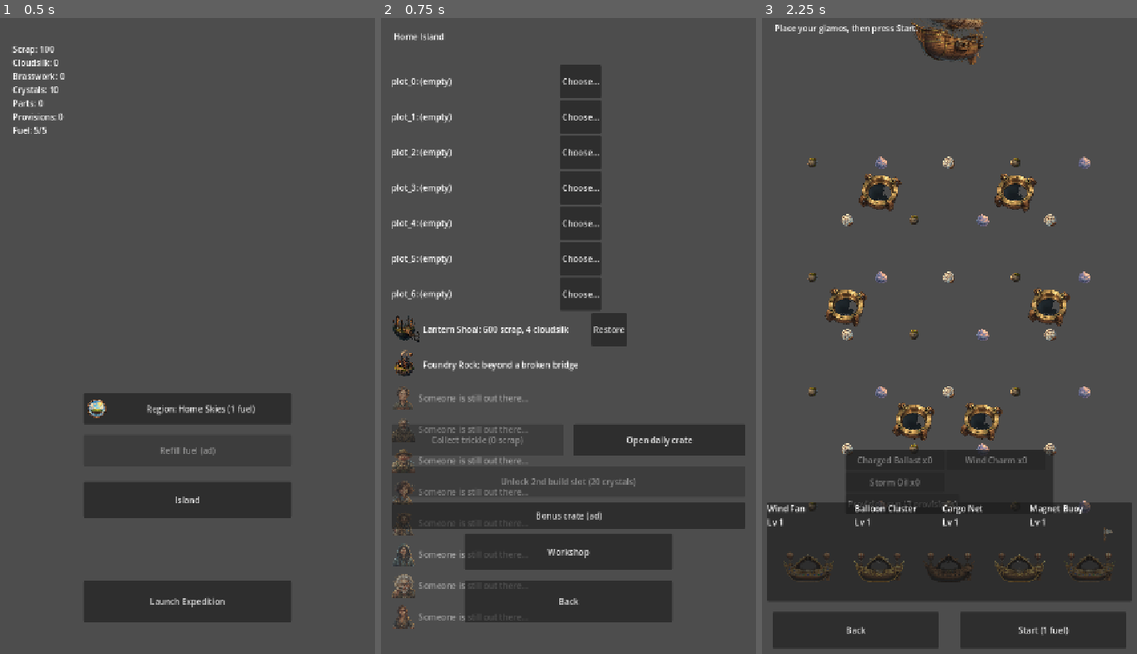
Above: before the commit, frames 1-3 (left to right).
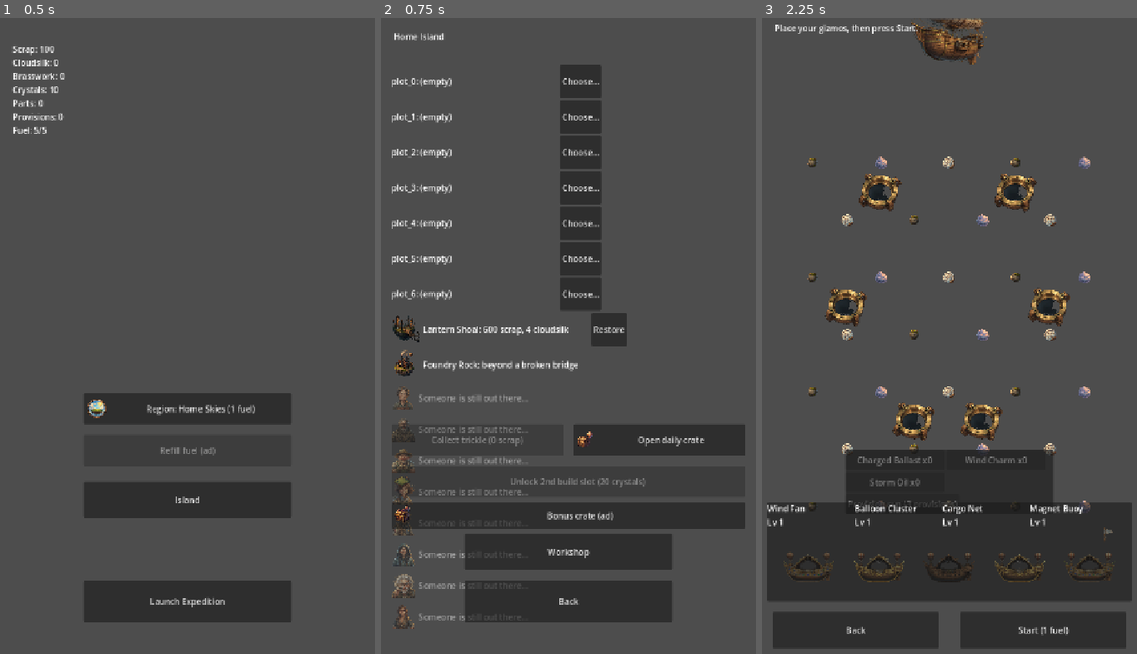
Above: after the commit, the same moments.

Repository: Graydyn/windfall-isle
Game: Godot game, scene res://game/main.tscn
The game is run twice, just before and just after one commit, with the same random seed, the same clock (stepped at 60 frames per second) and the same inputs.
Inputs:
- Up to frame 1 (0.5 s): no input
- Up to frame 2 (0.75 s): click "Island" at 0.5 s
- Up to frame 3 (2.25 s): click "Back" at 1.25 s; click "Launch Expedition" at 2 s

Frame 1 is identical in both runs. In frame 2, 0.6% of the frame differs, in the area x 3-87%, y 65-80%; in frame 3, nothing differs.

Commit message:
feat: boon offer icons, crate/slot button icons, sprite drag preview
Boon picks show their 64 px icons on the offer buttons, the daily and
bonus crate buttons carry the crate icons (open variant once claimed),
the second-build-slot button gets its icon, and dragging a gizmo chip
previews the gizmo's sprite instead of a text label.

Co-Authored-By: Claude Fable 5 <noreply@anthropic.com>

Diff:
--- a/game/base/island_screen.gd
+++ b/game/base/island_screen.gd
@@ -247,6 +247,8 @@
 	$GardensButton.disabled = pending <= 0
 	$CrateButton.disabled = not DailyCrate.can_claim(GameState.data, now)
 	$CrateButton.text = "Open daily crate" if not $CrateButton.disabled else "Crate opened today"
+	$CrateButton.icon = load("res://game/art/icons/daily_crate_open.png" if $CrateButton.disabled else "res://game/art/icons/daily_crate.png")
+	$CrateButton.add_theme_constant_override("icon_max_width", 40)
 	var slots_cfg: Dictionary = DataDefs.buildings.get("build_slots", {})
 	var slot_cost := int(slots_cfg.get("second_slot_crystal_cost", 20))
 	$SlotButton.visible = int(GameState.data["island"].get("build_slots", 1)) < int(slots_cfg.get("max", 2))
@@ -254,6 +256,10 @@
 	$SlotButton.disabled = not Economy.can_afford({"crystals": slot_cost})
 	$BonusCrateButton.visible = Ads.service.is_available(AdService.Placement.BONUS_CRATE)
 	$BonusCrateButton.disabled = not AdLimits.can_use(GameState.data, "bonus_crate", _bonus_crate_limit(), now)
+	$BonusCrateButton.icon = load("res://game/art/icons/bonus_crate.png")
+	$BonusCrateButton.add_theme_constant_override("icon_max_width", 40)
+	$SlotButton.icon = load("res://game/art/icons/build_slot.png")
+	$SlotButton.add_theme_constant_override("icon_max_width", 32)
 
 
 func _row_text(plot: String, island: Dictionary, now: int) -> String:
--- a/game/run/gizmo_chip.gd
+++ b/game/run/gizmo_chip.gd
@@ -32,7 +32,21 @@
 	# (true when the engine calls this hook; false when tests call it
 	# directly, where an unguarded call pushes an engine error).
 	if is_inside_tree() and get_viewport().gui_is_dragging():
-		var preview := Label.new()
-		preview.text = text
-		set_drag_preview(preview)
+		set_drag_preview(_build_preview())
 	return {"gizmo": gizmo_id, "from_slot": from_slot}
+
+
+func _build_preview() -> Control:
+	# Drag the gizmo's own sprite when it has one; the old text label stays
+	# as the fallback for gizmos without delivered art.
+	var art_path := "res://game/art/gizmos/%s.png" % gizmo_id
+	if ResourceLoader.exists(art_path):
+		var preview := TextureRect.new()
+		preview.texture = load(art_path)
+		preview.expand_mode = TextureRect.EXPAND_IGNORE_SIZE
+		preview.stretch_mode = TextureRect.STRETCH_KEEP_ASPECT_CENTERED
+		preview.custom_minimum_size = Vector2(56, 56)
+		return preview
+	var label := Label.new()
+	label.text = text
+	return label
--- a/game/run/salvage_run.gd
+++ b/game/run/salvage_run.gd
@@ -527,6 +527,9 @@
 		if i < _current_offer.size():
 			var def: Dictionary = defs.get(String(_current_offer[i]), {})
 			button.text = "%s\n%s" % [String(def.get("name", _current_offer[i])), String(def.get("description", ""))]
+			var icon_path := "res://game/art/icons/boon_%s.png" % String(_current_offer[i])
+			button.icon = load(icon_path) if ResourceLoader.exists(icon_path) else null
+			button.add_theme_constant_override("icon_max_width", 48)
 			button.visible = true
 		else:
 			button.visible = false
